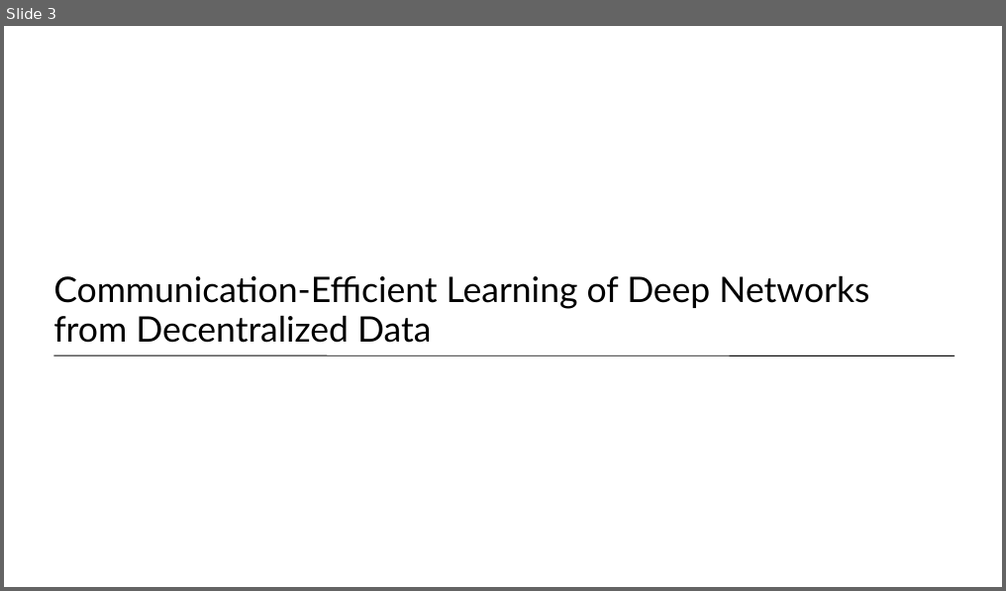
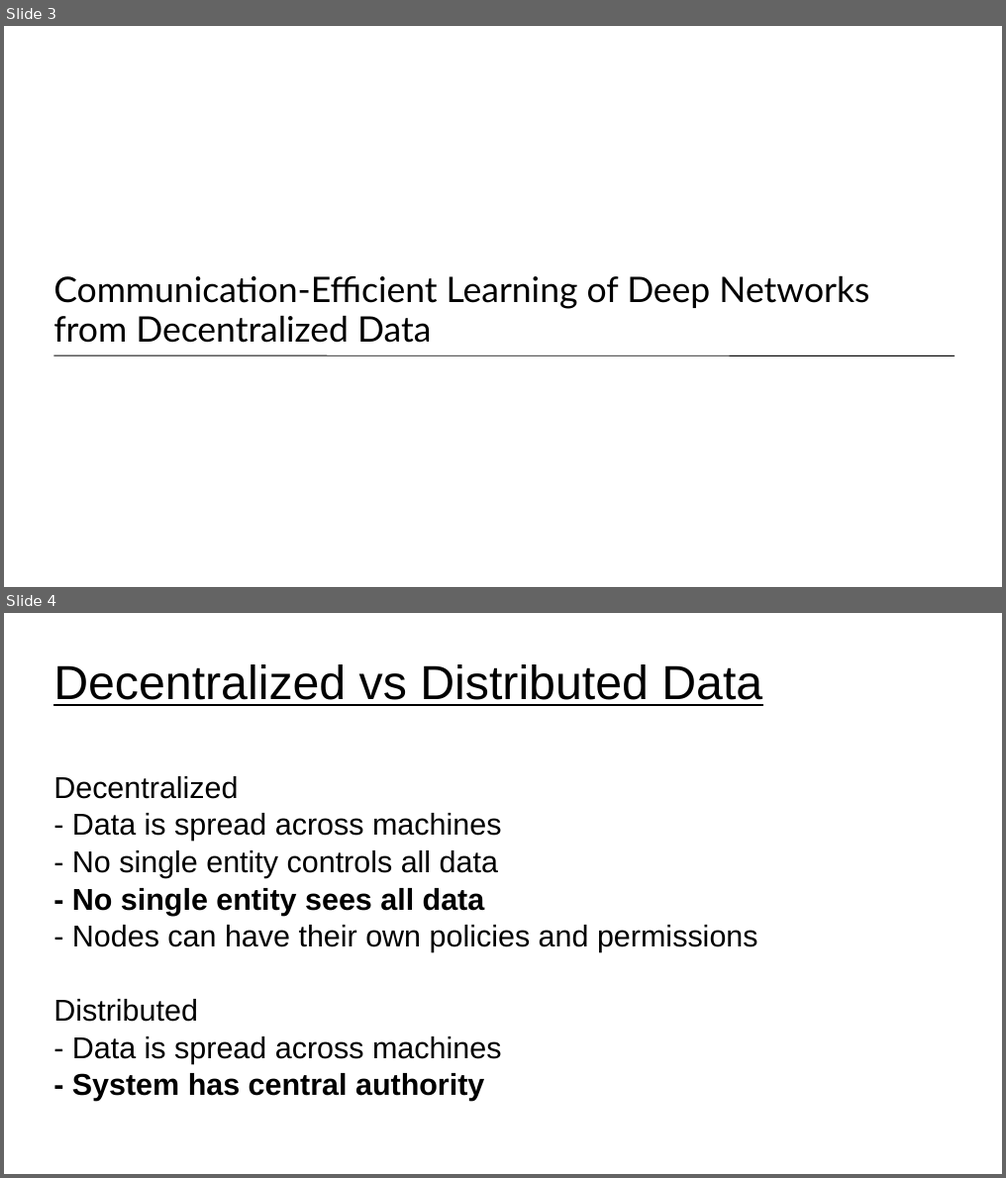
Before and after one commit to UVADS/distributed_computing, a slide deck: 07_distributed_model_training/federated_learning.ppt. Shown one above the other, each under a label of ours: slide 3 before the commit, slides 3 and 4 after it. The pictures are 1006x591 and 1006x1178 pixels, drawn with LibreOffice and Linux fonts; fonts in the diff are those of the drawing. Boxes give left, top, right and bottom in pixels: in the first picture for what was removed or moved away, otherwise in the second. Text is boxed around its words. In the diff, an @@ line names an element or a change of style, - is before the commit and + after.

```diff
--- a/07_distributed_model_training/federated_learning.ppt
+++ b/07_distributed_model_training/federated_learning.ppt
@@ slide 4 added at box(4, 613, 1002, 1174), background #FFFFFF @@
@@ title added at box(54, 664, 762, 706), 38 pt, text #000000, underline @@
+Decentralized vs Distributed Data
@@ subtitle added at box(54, 776, 758, 1101), 24 pt, text #000000 @@
+Decentralized
+- Data is spread across machines
+- No single entity controls all data
+- No single entity sees all data
+- Nodes can have their own policies and permissions
+Distributed
+- Data is spread across machines
+- System has central authority
```
Also in this commit, not shown: 2 slides changed, 6 other slides added, 3 slides removed.
